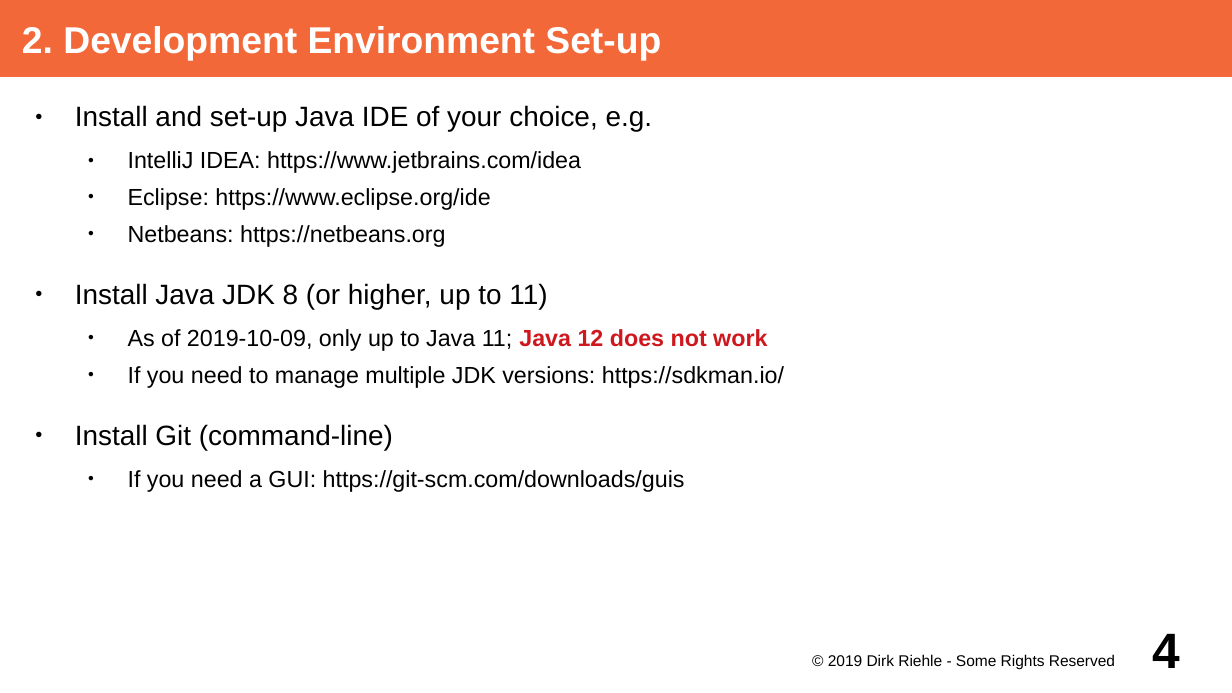
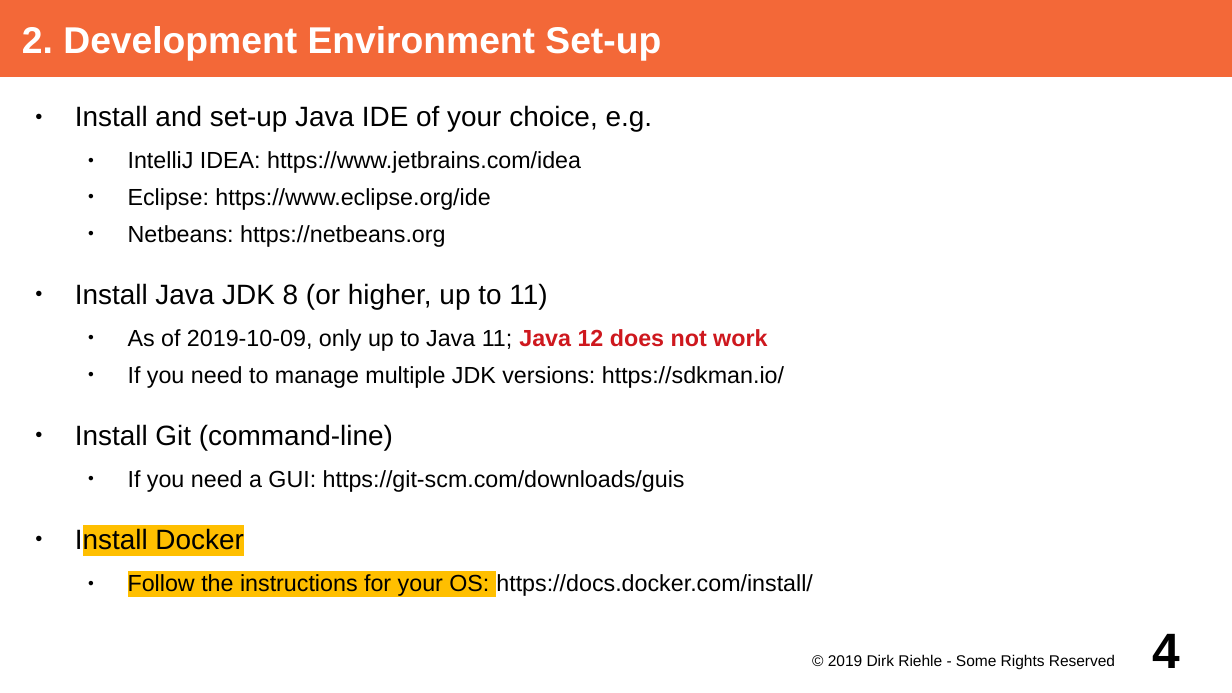
Before and after one commit to dirkriehle/adap-course, a slide deck: slide 4 of Lecture Slides/ADAP A03 - Project Set-up.odp. Drawn at 1232x693 pixels with LibreOffice and Linux fonts; fonts in the diff are those of the drawing. Boxes give left, top, right and bottom in pixels: in the first picture for what was removed or moved away, otherwise in the second. Text is boxed around its words. In the diff, an @@ line names an element or a change of style, - is before the commit and + after.

```diff
--- a/Lecture Slides/ADAP A03 - Project Set-up.odp
+++ b/Lecture Slides/ADAP A03 - Project Set-up.odp
@@ text at [75,528,813,596]: paragraphs added @@
+● Install Docker
+  ● Follow the instructions for your OS: https://docs.docker.com/install/
```
Also in this commit, not shown: 1 other file.
